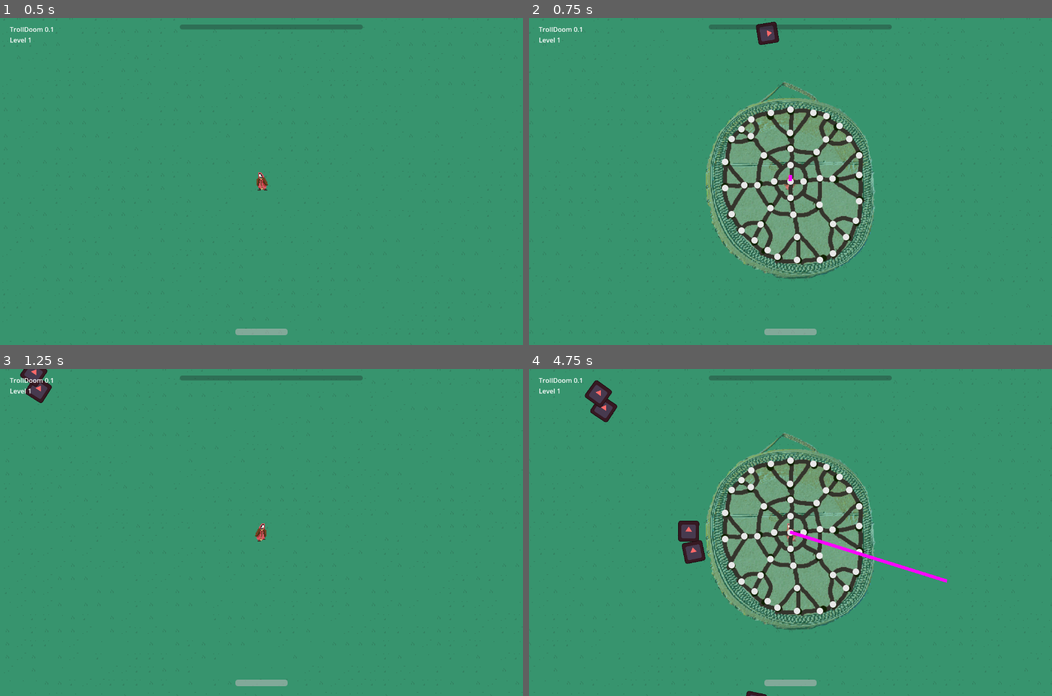
Above: before the commit, frames 1-4 (two rows, left to right).
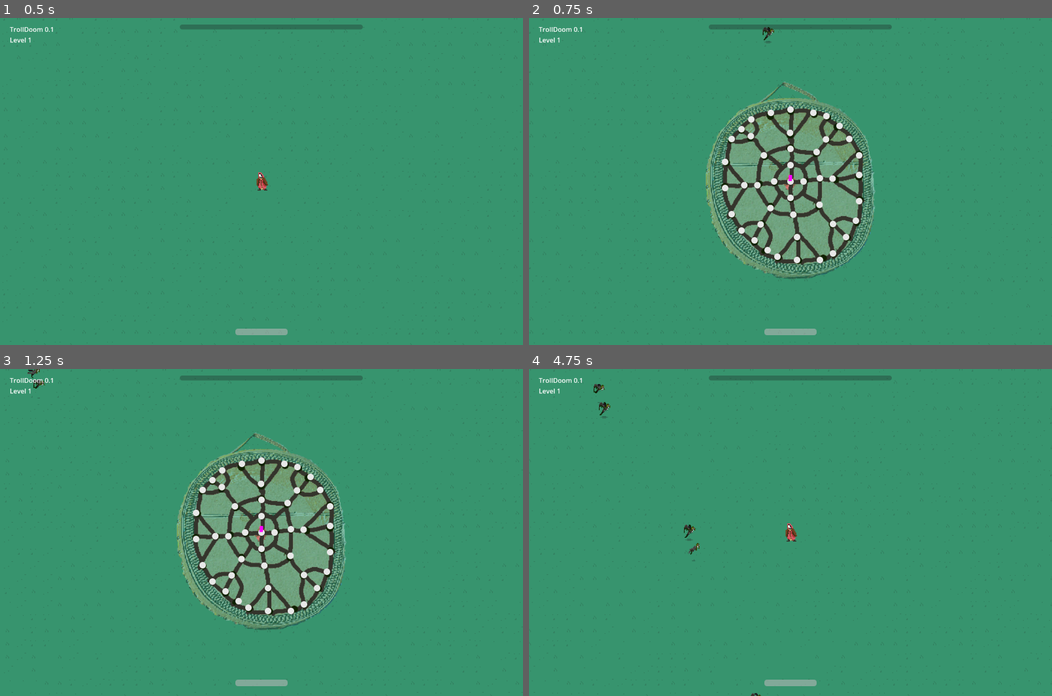
Above: after the commit, the same moments.

Repository: milestone-dev/ld55
Game: Godot game, scene res://scenes/main.tscn
Two runs of this game, one before a commit and one after it. Both use one fixed random seed, a clock stepped at 60 frames per second and the inputs below. The engine's default icon, where the game draws it, is replaced by a stand-in: a white triangle on a blue panel in a dark square.
Inputs (mouse positions are in pixels of both pictures, inside the frame that each line leads up to):
- Up to frame 1 (0.5 s): no input
- Up to frame 2 (0.75 s): tap Enter at 0.5 s; move the mouse to (905, 165) at 0.52 s; hold D (move_right) from 0.53 s (still down); hold Space from 0.53 s (still down); click (905, 165) at 0.67 s
- Up to frame 3 (1.25 s): keep holding D (move_right); keep holding Space
- Up to frame 4 (4.75 s): release D (move_right) at 1.25 s; release Space at 1.25 s; drag from (685, 548) to (790, 532) at 1.27 s; move the mouse to (842, 460) at 2.02 s; hold D (move_right) 2.03-2.75 s; hold Space 2.03-2.75 s; click (842, 460) at 2.17 s; drag from (764, 597) to (633, 483) at 2.77 s; move the mouse to (947, 581) at 3.52 s; hold A (move_left) 3.53-4.25 s; hold Space 3.53-4.25 s; click (947, 581) at 3.67 s; drag from (633, 483) to (790, 532) at 4.27 s

Frame 1 is identical in both runs. In frame 2, 0.3% of the frame differs, in the area x 43-48%, y 1-9%; in frame 3, 15%; in frame 4, 16%, in the area x 10-80%, y 3-100%.

Commit message:
Add vildvittra

Diff:
--- a/resources/spells/fireball.tres
+++ b/resources/spells/fireball.tres
@@ -6,6 +6,6 @@
 script = ExtResource("1_hwq5e")
 name = "Rain of fire"
 code = "A0B0C0"
-damage = 50.0
+damage = 100.0
 range = 3200.0
 heal = 2.08165e-12
--- a/scenes/main.tscn
+++ b/scenes/main.tscn
@@ -115,7 +115,6 @@
 script = ExtResource("1_ppxc1")
 player = NodePath("Player")
 mob_scene = ExtResource("4_qe38e")
-max_mobs = 8
 
 [node name="TileMap" type="TileMap" parent="."]
 texture_filter = 1
--- a/scenes/mob.tscn
+++ b/scenes/mob.tscn
@@ -1,20 +1,199 @@
-[gd_scene load_steps=4 format=3 uid="uid://fx4257b48mvr"]
+[gd_scene load_steps=18 format=3 uid="uid://fx4257b48mvr"]
 
 [ext_resource type="Script" path="res://scripts/mob.gd" id="1_8hhfd"]
-[ext_resource type="Texture2D" uid="uid://03b0ht4uwre2" path="res://assets/icons/icon.svg" id="2_qy0r6"]
+[ext_resource type="Texture2D" uid="uid://bd1dveiihl6g0" path="res://assets/sprites/NMY-VITTRA-Sheet.png" id="2_3fp5a"]
 
 [sub_resource type="CircleShape2D" id="CircleShape2D_so115"]
 radius = 16.0
 
-[node name="Mob" type="CharacterBody2D" groups=["mob"]]
+[sub_resource type="Animation" id="Animation_gw45g"]
+resource_name = "walk_left"
+length = 0.8
+loop_mode = 1
+tracks/0/type = "value"
+tracks/0/imported = false
+tracks/0/enabled = true
+tracks/0/path = NodePath("../Sprite2D:frame")
+tracks/0/interp = 1
+tracks/0/loop_wrap = true
+tracks/0/keys = {
+"times": PackedFloat32Array(0, 0.0001, 0.1, 0.2, 0.3, 0.4, 0.5, 0.6, 0.7),
+"transitions": PackedFloat32Array(1, 1, 1, 1, 1, 1, 1, 1, 1),
+"update": 1,
+"values": [0, 0, 1, 2, 3, 4, 5, 6, 7]
+}
+tracks/1/type = "value"
+tracks/1/imported = false
+tracks/1/enabled = true
+tracks/1/path = NodePath("../Sprite2D:flip_h")
+tracks/1/interp = 1
+tracks/1/loop_wrap = true
+tracks/1/keys = {
+"times": PackedFloat32Array(0),
+"transitions": PackedFloat32Array(1),
+"update": 1,
+"values": [false]
+}
+
+[sub_resource type="Animation" id="Animation_lh0do"]
+resource_name = "walk_right"
+length = 0.8
+loop_mode = 1
+tracks/0/type = "value"
+tracks/0/imported = false
+tracks/0/enabled = true
+tracks/0/path = NodePath("../Sprite2D:frame")
+tracks/0/interp = 1
+tracks/0/loop_wrap = true
+tracks/0/keys = {
+"times": PackedFloat32Array(0, 0.0001, 0.1, 0.2, 0.3, 0.4, 0.5, 0.6, 0.7),
+"transitions": PackedFloat32Array(1, 1, 1, 1, 1, 1, 1, 1, 1),
+"update": 1,
+"values": [0, 0, 1, 2, 3, 4, 5, 6, 7]
+}
+tracks/1/type = "value"
+tracks/1/imported = false
+tracks/1/enabled = true
+tracks/1/path = NodePath("../Sprite2D:flip_h")
+tracks/1/interp = 1
+tracks/1/loop_wrap = true
+tracks/1/keys = {
+"times": PackedFloat32Array(0),
+"transitions": PackedFloat32Array(1),
+"update": 1,
+"values": [true]
+}
+
+[sub_resource type="Animation" id="Animation_v6s7b"]
+resource_name = "die_left"
+length = 0.4
+tracks/0/type = "value"
+tracks/0/imported = false
+tracks/0/enabled = true
+tracks/0/path = NodePath("../Sprite2D:frame")
+tracks/0/interp = 1
+tracks/0/loop_wrap = true
+tracks/0/keys = {
+"times": PackedFloat32Array(0, 0.1, 0.2, 0.3),
+"transitions": PackedFloat32Array(1, 1, 1, 1),
+"update": 1,
+"values": [8, 9, 10, 11]
+}
+tracks/1/type = "value"
+tracks/1/imported = false
+tracks/1/enabled = true
+tracks/1/path = NodePath("../Sprite2D:flip_h")
+tracks/1/interp = 1
+tracks/1/loop_wrap = true
+tracks/1/keys = {
+"times": PackedFloat32Array(0),
+"transitions": PackedFloat32Array(1),
+"update": 1,
+"values": [false]
+}
+
+[sub_resource type="Animation" id="Animation_xlkbu"]
+resource_name = "die_right"
+length = 0.4
+tracks/0/type = "value"
+tracks/0/imported = false
+tracks/0/enabled = true
+tracks/0/path = NodePath("../Sprite2D:frame")
+tracks/0/interp = 1
+tracks/0/loop_wrap = true
+tracks/0/keys = {
+"times": PackedFloat32Array(0, 0.1, 0.2, 0.3),
+"transitions": PackedFloat32Array(1, 1, 1, 1),
+"update": 1,
+"values": [8, 9, 10, 11]
+}
+tracks/1/type = "value"
+tracks/1/imported = false
+tracks/1/enabled = true
+tracks/1/path = NodePath("../Sprite2D:flip_h")
+tracks/1/interp = 1
+tracks/1/loop_wrap = true
+tracks/1/keys = {
+"times": PackedFloat32Array(0),
+"transitions": PackedFloat32Array(1),
+"update": 1,
+"values": [true]
+}
+
+[sub_resource type="AnimationLibrary" id="AnimationLibrary_r83t6"]
+_data = {
+"die_left": SubResource("Animation_v6s7b"),
+"die_right": SubResource("Animation_xlkbu"),
+"walk_left": SubResource("Animation_gw45g"),
+"walk_right": SubResource("Animation_lh0do")
+}
+
+[sub_resource type="AnimationNodeAnimation" id="AnimationNodeAnimation_ue3kt"]
+animation = &"die_left"
+
+[sub_resource type="AnimationNodeAnimation" id="AnimationNodeAnimation_2bnsv"]
+animation = &"die_right"
+
+[sub_resource type="AnimationNodeBlendSpace1D" id="AnimationNodeBlendSpace1D_oqsd3"]
+blend_point_0/node = SubResource("AnimationNodeAnimation_ue3kt")
+blend_point_0/pos = -1.0
+blend_point_1/node = SubResource("AnimationNodeAnimation_2bnsv")
+blend_point_1/pos = 1.0
+
+[sub_resource type="AnimationNodeAnimation" id="AnimationNodeAnimation_p5t5i"]
+animation = &"walk_left"
+
+[sub_resource type="AnimationNodeAnimation" id="AnimationNodeAnimation_3xmmh"]
+animation = &"walk_right"
+
+[sub_resource type="AnimationNodeBlendSpace1D" id="AnimationNodeBlendSpace1D_7cysj"]
+blend_point_0/node = SubResource("AnimationNodeAnimation_p5t5i")
+blend_point_0/pos = -1.0
+blend_point_1/node = SubResource("AnimationNodeAnimation_3xmmh")
+blend_point_1/pos = 1.0
+blend_mode = 1
+
+[sub_resource type="AnimationNodeStateMachineTransition" id="AnimationNodeStateMachineTransition_t5r0f"]
+advance_mode = 2
+
+[sub_resource type="AnimationNodeStateMachineTransition" id="AnimationNodeStateMachineTransition_bmo6e"]
+
+[sub_resource type="AnimationNodeStateMachine" id="AnimationNodeStateMachine_meef1"]
+states/Die/node = SubResource("AnimationNodeBlendSpace1D_oqsd3")
+states/Die/position = Vector2(358, 179)
+states/End/position = Vector2(588, 88)
+states/Start/position = Vector2(154, 88)
+states/Walk/node = SubResource("AnimationNodeBlendSpace1D_7cysj")
+states/Walk/position = Vector2(358, 88)
+transitions = ["Start", "Walk", SubResource("AnimationNodeStateMachineTransition_t5r0f"), "Walk", "Die", SubResource("AnimationNodeStateMachineTransition_bmo6e")]
+
+[node name="Mob" type="CharacterBody2D" node_paths=PackedStringArray("animation_tree") groups=["mob"]]
 collision_mask = 0
 motion_mode = 1
 script = ExtResource("1_8hhfd")
+animation_tree = NodePath("AnimationTree")
 
 [node name="CollisionShape2D" type="CollisionShape2D" parent="."]
 shape = SubResource("CircleShape2D_so115")
 
 [node name="Sprite2D" type="Sprite2D" parent="."]
-modulate = Color(1, 0.411765, 0.411765, 1)
-scale = Vector2(0.2, 0.2)
-texture = ExtResource("2_qy0r6")
+texture_filter = 1
+texture = ExtResource("2_3fp5a")
+hframes = 12
+frame = 5
+
+[node name="AnimationPlayer" type="AnimationPlayer" parent="."]
+root_node = NodePath("../AnimationTree")
+libraries = {
+"": SubResource("AnimationLibrary_r83t6")
+}
+
+[node name="AnimationTree" type="AnimationTree" parent="."]
+root_node = NodePath(".")
+libraries = {
+"": SubResource("AnimationLibrary_r83t6")
+}
+tree_root = SubResource("AnimationNodeStateMachine_meef1")
+anim_player = NodePath("../AnimationPlayer")
+parameters/Die/blend_position = 0.00109887
+parameters/Walk/blend_position = -0.306593
--- a/scenes/player.tscn
+++ b/scenes/player.tscn
@@ -135,65 +135,43 @@
 "walk_right": SubResource("Animation_dih5h")
 }
 
-[sub_resource type="AnimationNodeAnimation" id="AnimationNodeAnimation_urejr"]
+[sub_resource type="AnimationNodeAnimation" id="AnimationNodeAnimation_gr6tj"]
 animation = &"idle_left"
 
-[sub_resource type="AnimationNodeAnimation" id="AnimationNodeAnimation_3j7ht"]
+[sub_resource type="AnimationNodeAnimation" id="AnimationNodeAnimation_pyepu"]
 animation = &"idle_right"
 
-[sub_resource type="AnimationNodeAnimation" id="AnimationNodeAnimation_yfbu3"]
-animation = &"idle_left"
-
-[sub_resource type="AnimationNodeAnimation" id="AnimationNodeAnimation_ku0dp"]
-animation = &"idle_left"
-
-[sub_resource type="AnimationNodeBlendSpace2D" id="AnimationNodeBlendSpace2D_o81ya"]
-blend_point_0/node = SubResource("AnimationNodeAnimation_urejr")
-blend_point_0/pos = Vector2(-1, 0)
-blend_point_1/node = SubResource("AnimationNodeAnimation_3j7ht")
-blend_point_1/pos = Vector2(1, 0)
-blend_point_2/node = SubResource("AnimationNodeAnimation_yfbu3")
-blend_point_2/pos = Vector2(0, 0.9)
-blend_point_3/node = SubResource("AnimationNodeAnimation_ku0dp")
-blend_point_3/pos = Vector2(0, -0.9)
-blend_mode = 1
-
-[sub_resource type="AnimationNodeAnimation" id="AnimationNodeAnimation_8lrc7"]
+[sub_resource type="AnimationNodeBlendSpace1D" id="AnimationNodeBlendSpace1D_dc15t"]
+blend_point_0/node = SubResource("AnimationNodeAnimation_gr6tj")
+blend_point_0/pos = -1.0
+blend_point_1/node = SubResource("AnimationNodeAnimation_pyepu")
+blend_point_1/pos = 1.0
+
+[sub_resource type="AnimationNodeAnimation" id="AnimationNodeAnimation_hhnxr"]
 animation = &"walk_left"
 
-[sub_resource type="AnimationNodeAnimation" id="AnimationNodeAnimation_3s266"]
-animation = &"walk_left"
-
-[sub_resource type="AnimationNodeAnimation" id="AnimationNodeAnimation_wjf62"]
+[sub_resource type="AnimationNodeAnimation" id="AnimationNodeAnimation_plrta"]
 animation = &"walk_right"
 
-[sub_resource type="AnimationNodeAnimation" id="AnimationNodeAnimation_d66pq"]
-animation = &"walk_right"
-
-[sub_resource type="AnimationNodeBlendSpace2D" id="AnimationNodeBlendSpace2D_icbei"]
-blend_point_0/node = SubResource("AnimationNodeAnimation_8lrc7")
-blend_point_0/pos = Vector2(-1, 0)
-blend_point_1/node = SubResource("AnimationNodeAnimation_3s266")
-blend_point_1/pos = Vector2(0, 0.9)
-blend_point_2/node = SubResource("AnimationNodeAnimation_wjf62")
-blend_point_2/pos = Vector2(1, 0)
-blend_point_3/node = SubResource("AnimationNodeAnimation_d66pq")
-blend_point_3/pos = Vector2(0, -0.9)
-blend_mode = 1
-
-[sub_resource type="AnimationNodeStateMachineTransition" id="AnimationNodeStateMachineTransition_tf814"]
+[sub_resource type="AnimationNodeBlendSpace1D" id="AnimationNodeBlendSpace1D_pkm0g"]
+blend_point_0/node = SubResource("AnimationNodeAnimation_hhnxr")
+blend_point_0/pos = -1.0
+blend_point_1/node = SubResource("AnimationNodeAnimation_plrta")
+blend_point_1/pos = 1.0
+
+[sub_resource type="AnimationNodeStateMachineTransition" id="AnimationNodeStateMachineTransition_gwfm7"]
+
+[sub_resource type="AnimationNodeStateMachineTransition" id="AnimationNodeStateMachineTransition_duwyr"]
+
+[sub_resource type="AnimationNodeStateMachineTransition" id="AnimationNodeStateMachineTransition_fv57w"]
 advance_mode = 2
 
-[sub_resource type="AnimationNodeStateMachineTransition" id="AnimationNodeStateMachineTransition_mk5t1"]
-
-[sub_resource type="AnimationNodeStateMachineTransition" id="AnimationNodeStateMachineTransition_tokqj"]
-
 [sub_resource type="AnimationNodeStateMachine" id="AnimationNodeStateMachine_2wvjd"]
-states/Idle/node = SubResource("AnimationNodeBlendSpace2D_o81ya")
-states/Idle/position = Vector2(388, 91)
-states/Walk/node = SubResource("AnimationNodeBlendSpace2D_icbei")
-states/Walk/position = Vector2(522, 91)
-transitions = ["Start", "Idle", SubResource("AnimationNodeStateMachineTransition_tf814"), "Idle", "Walk", SubResource("AnimationNodeStateMachineTransition_mk5t1"), "Walk", "Idle", SubResource("AnimationNodeStateMachineTransition_tokqj")]
+states/Idle/node = SubResource("AnimationNodeBlendSpace1D_dc15t")
+states/Idle/position = Vector2(376, 116)
+states/Walk/node = SubResource("AnimationNodeBlendSpace1D_pkm0g")
+states/Walk/position = Vector2(522, 155)
+transitions = ["Idle", "Walk", SubResource("AnimationNodeStateMachineTransition_gwfm7"), "Walk", "Idle", SubResource("AnimationNodeStateMachineTransition_duwyr"), "Start", "Idle", SubResource("AnimationNodeStateMachineTransition_fv57w")]
 
 [node name="Player" type="CharacterBody2D" node_paths=PackedStringArray("camera", "sprite", "casting_ui", "hud", "animation_tree") groups=["player"]]
 collision_layer = 0
@@ -231,8 +209,8 @@
 }
 tree_root = SubResource("AnimationNodeStateMachine_2wvjd")
 anim_player = NodePath("../AnimationPlayer")
-parameters/Idle/blend_position = Vector2(-0.617952, 0.429448)
-parameters/Walk/blend_position = Vector2(-0.144994, 0.395604)
+parameters/Idle/blend_position = 0
+parameters/Walk/blend_position = 0
 
 [node name="AnimationPlayer" type="AnimationPlayer" parent="."]
 libraries = {
--- a/scripts/casting.gd
+++ b/scripts/casting.gd
@@ -47,7 +47,8 @@
 
 # Called every frame. 'delta' is the elapsed time since the previous frame.
 func _process(delta):
-	if not Input.is_mouse_button_pressed(MOUSE_BUTTON_LEFT) and active:
+	var is_holding_activation_key = Input.is_key_pressed(KEY_SPACE)
+	if not is_holding_activation_key and active:
 		mouse_origin = Vector2.ZERO;
 		active = false;
 		line.clear_points()
@@ -56,7 +57,7 @@
 		reset_nodes();
 		visible = false;
 
-	if Input.is_mouse_button_pressed(MOUSE_BUTTON_LEFT) and not active:
+	if is_holding_activation_key and not active:
 		visible = true;
 		#Input.warp_mouse(panel.position + first_node.position + first_node.pivot_offset)
 		mouse_origin = get_viewport().get_mouse_position();
--- a/scripts/mob.gd
+++ b/scripts/mob.gd
@@ -3,9 +3,14 @@
 
 @export var max_hp = 100;
 @export var speed = 1000;
-@export var damage = 20;
+@export var attack_damage = 5;
+@export var attack_cooldown_max = 0.3;
+@export var attack_range = 8;
+@export var animation_tree : AnimationTree;
 
+var alive = true
 var hp = max_hp;
+var attack_cooldown = 0;
 
 var player_target : Player;
 
@@ -13,14 +18,28 @@
 	player_target = get_tree().get_nodes_in_group("player")[0];
 
 func _physics_process(delta):
-	velocity = (player_target.position - position).normalized() * speed * delta;
+	if !alive: return
+	if position.distance_to(player_target.position) < attack_range:
+		if attack_cooldown <= 0:
+			attack_cooldown = attack_cooldown_max
+			player_target.take_damage(attack_damage)
+		else:
+			attack_cooldown -= delta
+
+	if position.distance_to(player_target.position) > 5:
+		velocity = (player_target.position - position).normalized() * speed * delta;
+	else:
+		velocity = Vector2.ZERO
+	animation_tree.set("parameters/Walk/blend_position", velocity.x);
+	animation_tree.set("parameters/Die/blend_position", velocity.x);
 	move_and_slide()
-	look_at(player_target.position);
-
 
 func take_damage(damage : float):
 	hp -= damage;
 	if hp <= 0: die();
 
 func die():
+	animation_tree.get("parameters/playback").travel("Die")
+	alive = false
+	await get_tree().create_timer(1).timeout
 	queue_free()
--- a/scripts/player.gd
+++ b/scripts/player.gd
@@ -41,8 +41,8 @@
 		animation_tree.get("parameters/playback").travel("Idle")
 	else:
 		animation_tree.get("parameters/playback").travel("Walk")
-		animation_tree.set("parameters/Idle/blend_position", velocity);
-		animation_tree.set("parameters/Walk/blend_position", velocity);
+		animation_tree.set("parameters/Idle/blend_position", velocity.x);
+		animation_tree.set("parameters/Walk/blend_position", velocity.x);
 		move_and_slide()
 
 func _on_casting_ui_cast_complete(nodes: Array[Control]) -> void:
@@ -65,11 +65,6 @@
 
 	prints("Casting spell", spell.name)
 
-func _on_damage_area_body_entered(body):
-	if not body is Mob: return;
-	var mob = body as Mob;
-	take_damage(mob.damage);
-
 func take_damage(damage : float):
 	prints("take damage", damage);
 	if god_mode: return;
Binary file changed: assets/sprites/NMY-VITTRA-Sheet.png
Not shown: 1 places in scenes/player.tscn that only renumber resources
